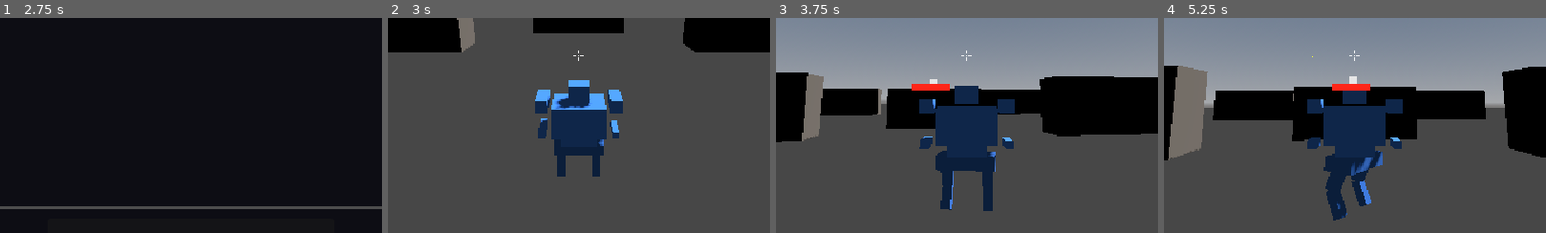
Above: before the commit, frames 1-4 (left to right).
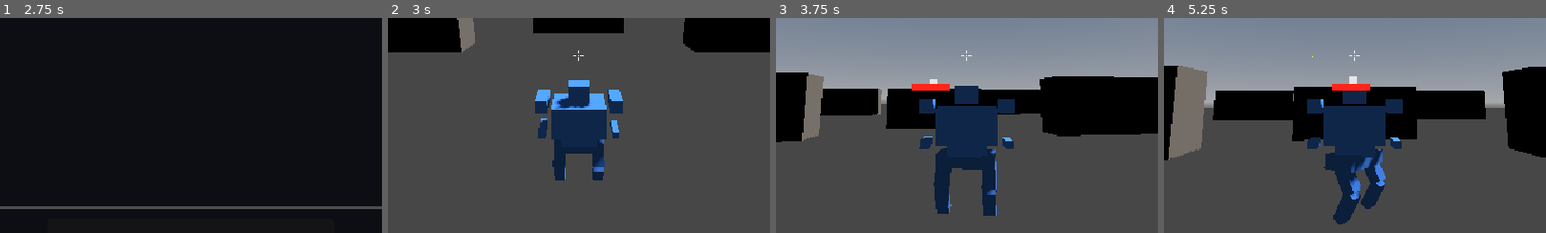
Above: after the commit, the same moments.

Repository: jonathandaley/Hardpoint
Game: Godot game, scene res://scenes/ui/TitleScreen.tscn
Two runs of this game, one before a commit and one after it. Both use one fixed random seed, a clock stepped at 60 frames per second and the inputs below.
Inputs (mouse positions are % of the whole screen's width and height, from its top left):
- Up to frame 1 (2.75 s): tap Enter (ui_accept) at 0.5, 0.77 s; move the mouse to (45, 70) at 0.52 s; press the mouse at (45, 70) at 0.53 s; hold W (move_forward) 0.53-1.25 s; release the mouse at (45, 70) at 1.25 s; click "MECH" at 1.25 s; click "PILOT" at 2 s
- Up to frame 2 (3 s): click "FIND MATCH" at 2.75 s
- Up to frame 3 (3.75 s): tap Enter (ui_accept) at 3.5 s; move the mouse to (57, 51) at 3.52 s; hold W (move_forward) from 3.53 s (still down); right-click (57, 51) at 3.6 s
- Up to frame 4 (5.25 s): tap Enter (ui_accept) at 3.77 s; move the mouse to (42, 49) at 4.27 s; press the mouse at (42, 49) at 4.28 s; move the mouse to (51, 50) at 5.02 s; release W (move_forward) at 5.03 s; release the mouse at (51, 50) at 5.03 s; hold A (move_left) from 5.03 s (still down); right-click (51, 50) at 5.1 s
The pictures show only the part of the screen within x 25-75%, y 41-91%; the shares and areas given below are measured in that part.

Frame 1 is identical in both runs. In frame 2, 0.5% of the frame differs, in the area x 43-57%, y 56-76%; in frame 3, 1.1%; in frame 4, 2.4%, in the area x 41-58%, y 60-96%.

Commit message:
Fix digitigrade leg angles: knee protrudes behind mech
Previous angles (25° forward / 50° back relative) made the knee lean
toward the front. From the rear camera this is foreshortened and reads
as two symmetric bends rather than a chicken-walker.

New angles: upper leg -30° (leans backward, knee at +0.24m behind mech),
lower leg +60° relative (net -30° world, foot returns to ground under
body). Knee protrudes toward camera and is clearly visible at all angles.

Co-Authored-By: Claude Sonnet 4.6 <noreply@anthropic.com>

Diff:
--- a/scenes/mech/Mech.tscn
+++ b/scenes/mech/Mech.tscn
@@ -21,10 +21,10 @@
 size = Vector3(0.95, 0.22, 0.52)
 
 [sub_resource type="BoxMesh" id="10"]
-size = Vector3(0.18, 0.45, 0.18)
+size = Vector3(0.22, 0.48, 0.20)
 
 [sub_resource type="BoxMesh" id="11"]
-size = Vector3(0.16, 0.42, 0.16)
+size = Vector3(0.20, 0.48, 0.18)
 
 [sub_resource type="BoxMesh" id="12"]
 size = Vector3(0.65, 0.18, 0.58)
@@ -49,43 +49,43 @@
 script = ExtResource("2")
 
 [node name="Hips" type="MeshInstance3D" parent="Legs"]
-position = Vector3(0, 0.82, 0)
+position = Vector3(0, 0.85, 0)
 mesh = SubResource("9")
 surface_material_override/0 = SubResource("7")
 
 [node name="LeftHip" type="Node3D" parent="Legs"]
-position = Vector3(-0.35, 0.82, 0)
-rotation = Vector3(0.436, 0, 0)
+position = Vector3(-0.38, 0.85, 0)
+rotation = Vector3(-0.524, 0, 0)
 
 [node name="UpperLeft" type="MeshInstance3D" parent="Legs/LeftHip"]
-position = Vector3(0, -0.225, 0)
+position = Vector3(0, -0.24, 0)
 mesh = SubResource("10")
 surface_material_override/0 = SubResource("7")
 
 [node name="LeftKnee" type="Node3D" parent="Legs/LeftHip"]
-position = Vector3(0, -0.45, 0)
-rotation = Vector3(-0.873, 0, 0)
+position = Vector3(0, -0.48, 0)
+rotation = Vector3(1.047, 0, 0)
 
 [node name="LowerLeft" type="MeshInstance3D" parent="Legs/LeftHip/LeftKnee"]
-position = Vector3(0, -0.21, 0)
+position = Vector3(0, -0.24, 0)
 mesh = SubResource("11")
 surface_material_override/0 = SubResource("7")
 
 [node name="RightHip" type="Node3D" parent="Legs"]
-position = Vector3(0.35, 0.82, 0)
-rotation = Vector3(0.436, 0, 0)
+position = Vector3(0.38, 0.85, 0)
+rotation = Vector3(-0.524, 0, 0)
 
 [node name="UpperRight" type="MeshInstance3D" parent="Legs/RightHip"]
-position = Vector3(0, -0.225, 0)
+position = Vector3(0, -0.24, 0)
 mesh = SubResource("10")
 surface_material_override/0 = SubResource("7")
 
 [node name="RightKnee" type="Node3D" parent="Legs/RightHip"]
-position = Vector3(0, -0.45, 0)
-rotation = Vector3(-0.873, 0, 0)
+position = Vector3(0, -0.48, 0)
+rotation = Vector3(1.047, 0, 0)
 
 [node name="LowerRight" type="MeshInstance3D" parent="Legs/RightHip/RightKnee"]
-position = Vector3(0, -0.21, 0)
+position = Vector3(0, -0.24, 0)
 mesh = SubResource("11")
 surface_material_override/0 = SubResource("7")
 
